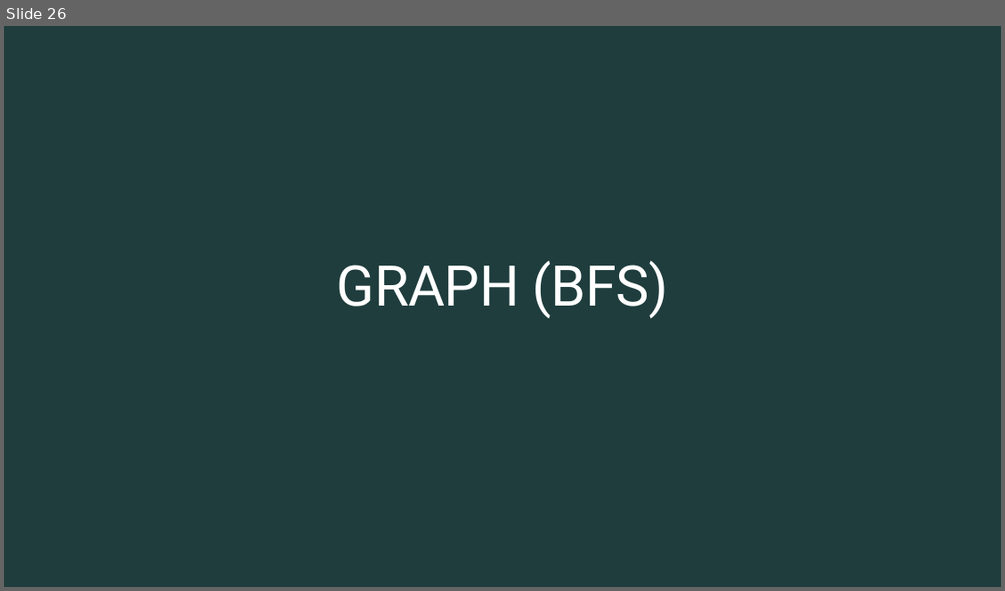
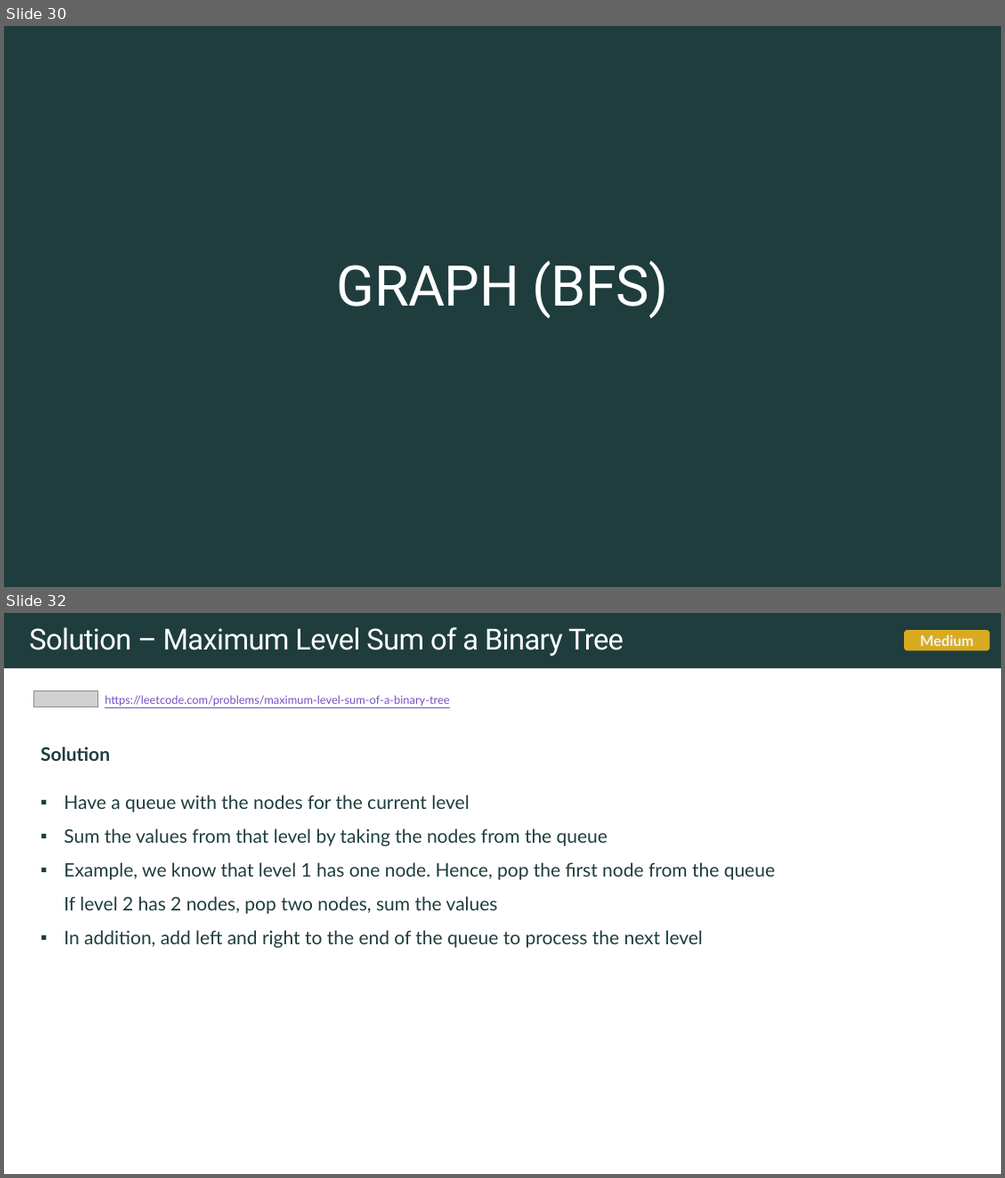
Before and after one commit to rfdavid/coding-interview-handbook-cpp, a slide deck: Algorithm and problem Solving Cheatsheet.pptm. Shown one above the other, each under a label of ours: slide 26 before the commit, slides 30 and 32 after it; the slides between them are not shown. The pictures are 1005x591 and 1005x1178 pixels, drawn with LibreOffice and Linux fonts; fonts in the diff are those of the drawing; grey boxes stand for pictures. Boxes give left, top, right and bottom in pixels: in the first picture for what was removed or moved away, otherwise in the second. Text is boxed around its words. In the diff, an @@ line names an element or a change of style, - is before the commit and + after.

Commit message:
added max sum of binary tree

```diff
--- a/Algorithm and problem Solving Cheatsheet.pptm
+++ b/Algorithm and problem Solving Cheatsheet.pptm
@@ slide 32 added at (4,613,1001,1174), background #FFFFFF @@
@@ rectangle added at (4,613,1001,668), fill #1F3D3D @@
@@ text added at (29,627,623,656), 28 pt, text #FFFFFF @@
+Solution – Maximum Level Sum of a Binary Tree
@@ rounded rectangle added at (905,630,990,651), fill #E2B120 at 95% opacity, 14 pt, text #F0F3F3, bold @@
+Medium
@@ picture added at (34,690,97,707) @@
@@ text added at (105,695,449,706), 11 pt, text #7351C5, underline @@
+https://leetcode.com/problems/maximum-level-sum-of-a-binary-tree
@@ text added at (40,747,775,948), 18 pt, text #1F3D3D @@
+Solution
+▪ Have a queue with the nodes for the current level
+▪ Sum the values from that level by taking the nodes from the queue
+▪ Example, we know that level 1 has one node. Hence, pop the first node from the queue
+  If level 2 has 2 nodes, pop two nodes, sum the values
+▪ In addition, add left and right to the end of the queue to process the next level
@@ what was slide 26 is now slide 30 @@
```
Also in this commit, not shown: 4 slides changed, 4 other slides added, 11 other files.
